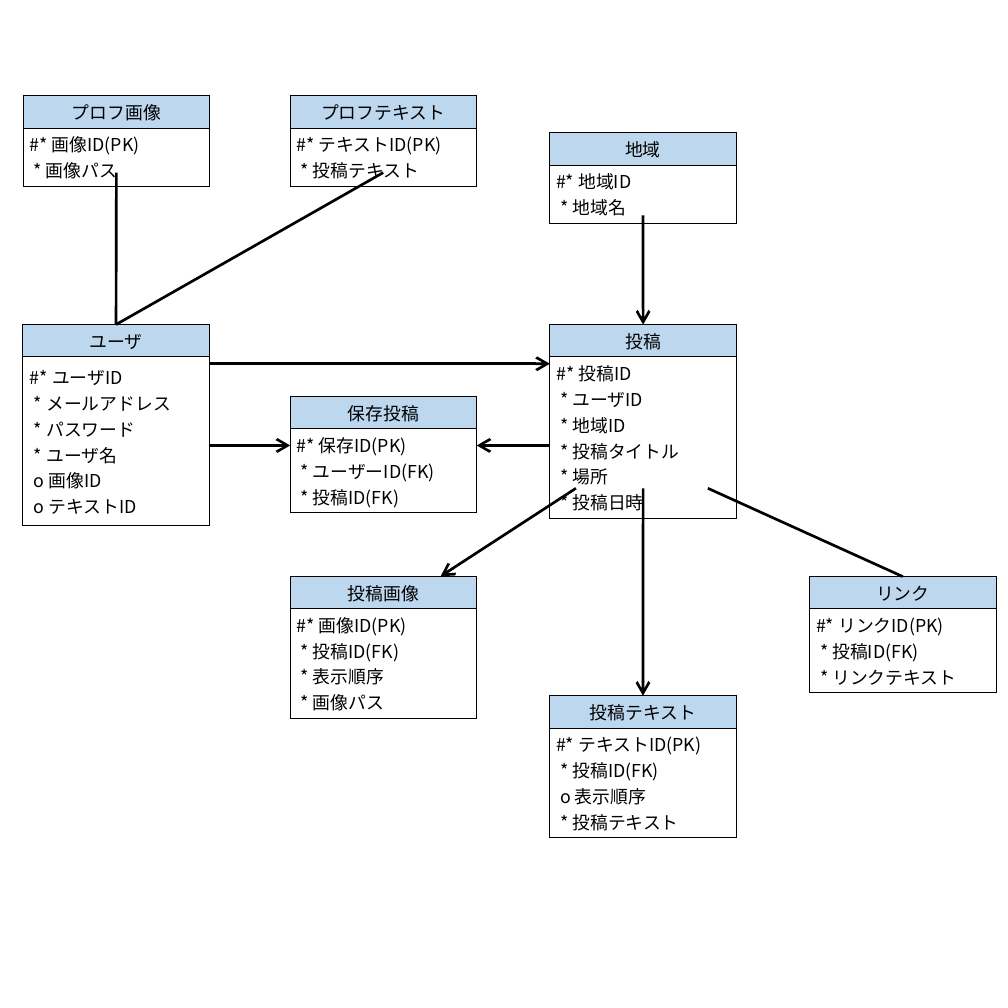
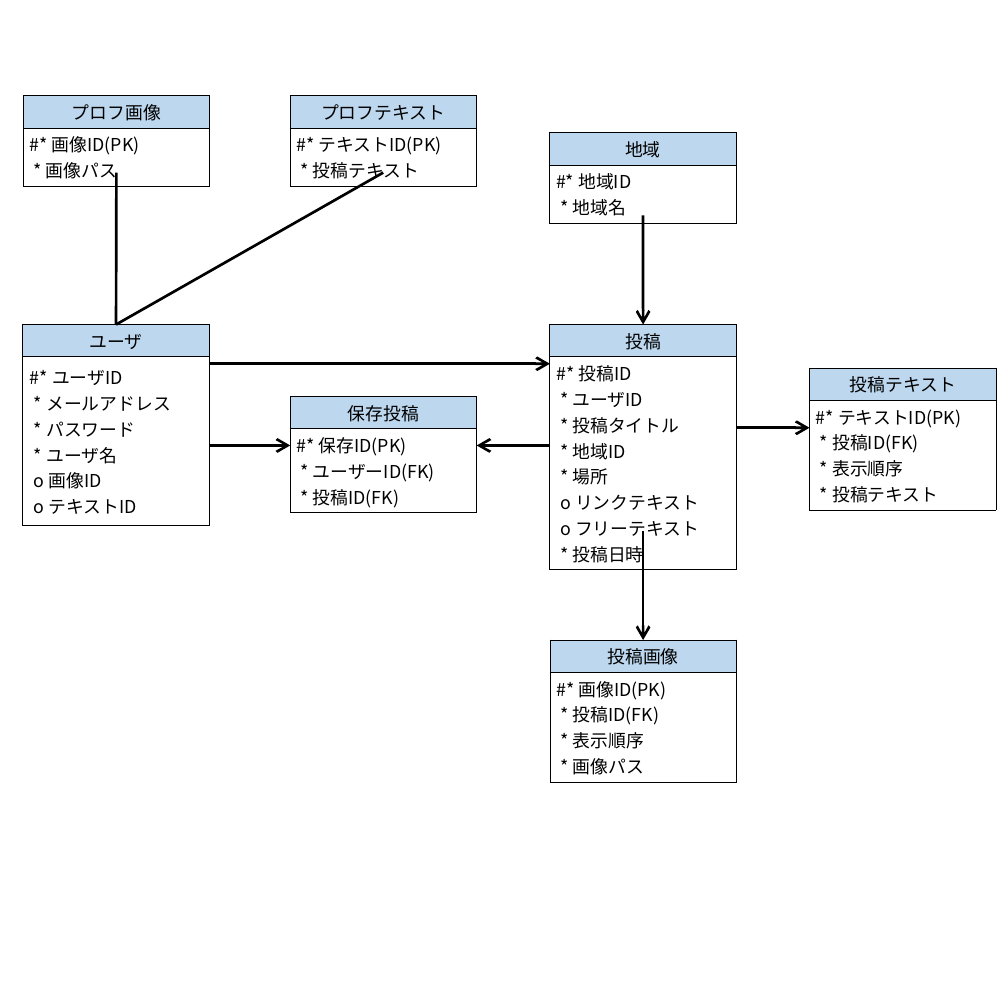
Before and after one commit to fu-syoji-t/SD3D_2023_Scrum3, a slide deck: slide 1 of 05ドキュメント/データベース/概念データモデル.pptx. Drawn at 1008x1008 pixels with LibreOffice and Linux fonts; fonts in the diff are those of the drawing. Boxes give left, top, right and bottom in pixels: in the first picture for what was removed or moved away, otherwise in the second. Text is boxed around its words. In the diff, an @@ line names an element or a change of style, - is before the commit and + after.

```diff
--- a/05ドキュメント/データベース/概念データモデル.pptx
+++ b/05ドキュメント/データベース/概念データモデル.pptx
@@ table at bbox=[550, 324, 736, 571] @@
-row 2, column 1: #* 投稿ID / * ユーザID / * 地域ID / * 投稿タイトル / * 場所 / * 投稿日時
+row 2, column 1: #* 投稿ID / * ユーザID / * 投稿タイトル / * 地域ID / * 場所 / o リンクテキスト / o フリーテキスト / * 投稿日時
@@ table at bbox=[810, 368, 996, 507] @@
-row 2, column 1: #* テキストID(PK) / * 投稿ID(FK) o 表示順序 / * 投稿テキスト
+row 2, column 1: #* テキストID(PK) / * 投稿ID(FK) * 表示順序 / * 投稿テキスト
@@ table: place and size @@
-table at bbox=[550, 696, 736, 835]
+table at bbox=[810, 368, 996, 507]
@@ arrow moved from (643, 696) - (643, 488) to (810, 428) - (736, 428) @@
@@ line removed from (708, 488) to (902, 577) @@
@@ arrow moved from (441, 576) - (576, 488) to (643, 640) - (643, 531) @@
@@ table removed at bbox=[810, 577, 996, 689], 2 rows, 1 columns @@
-リンク
-#* リンクID(PK) / * 投稿ID(FK) / * リンクテキスト
@@ table: place and size @@
-table at bbox=[290, 576, 476, 715]
+table at bbox=[550, 640, 736, 779]
```
Also in this commit, not shown: 14 other files.
